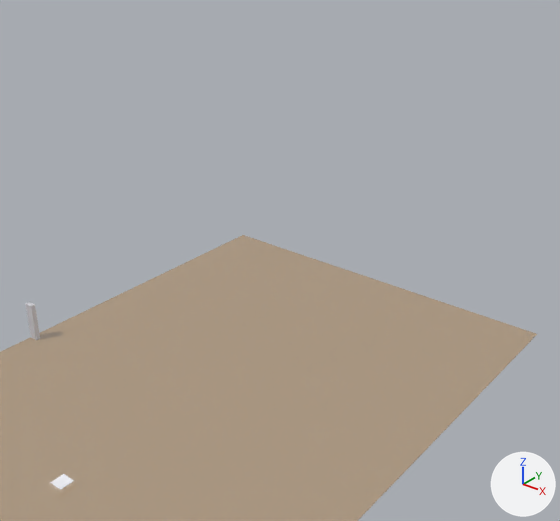
The glTF model public/assets/dragonwar.glb, before and after one commit.
Before and after are seen from a 50 mm camera at (0.8, 0.168, 0.534) aimed at (0.288, 0.807, 0.137). The axes (+X, +Y, +Z) are drawn at lower right. The lights are the same throughout. The picture after the commit comes second. Where no turn or scale is listed for an object, it has been applied to the vertices.

In view in the first picture: 'vis_playfield' and 2 more.
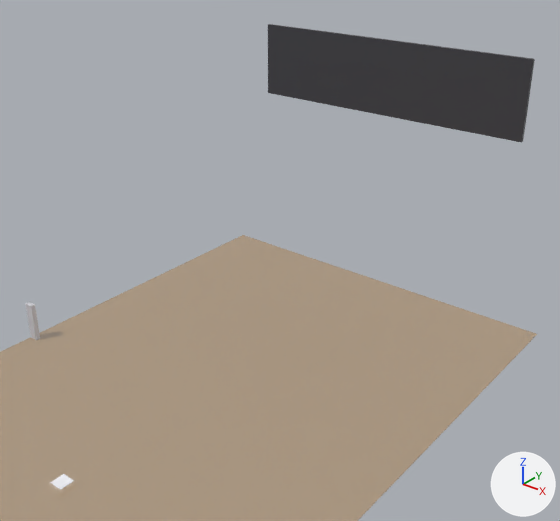
What the commit changed:
Material 'mat_backbox' (mat_mat_backbox) is new.
Its base color is (0.05, 0.05, 0.06) (dark grey #3f3f45).
Mesh me_vis_backbox is new.
It is a box spanning x 0.057..0.457, y 1.067..1.072, z 0.25..0.35.
It uses material mat_mat_backbox (dark grey #3f3f45).
Object 'vis_backbox' (ob_vis_backbox) is new; it shows me_vis_backbox.
Its location is (0.0, 0.0, 0.0).

Where the change shows, as pixel boxes (x1, y1, x2, y2) in the pictures (560 x 521 px):
'vis_backbox', added
    after: (268, 24, 535, 143)
